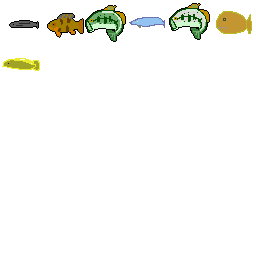
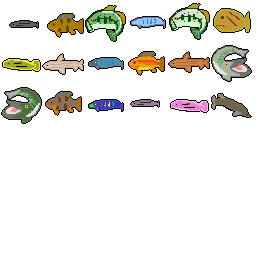
Layered file, before and after one edit (256x256). Changes by layer:
renamed "Layer 1" to "Layer 1 Merged", opacity 100% → 98%, painted on it over [1, 3, 252, 124]
